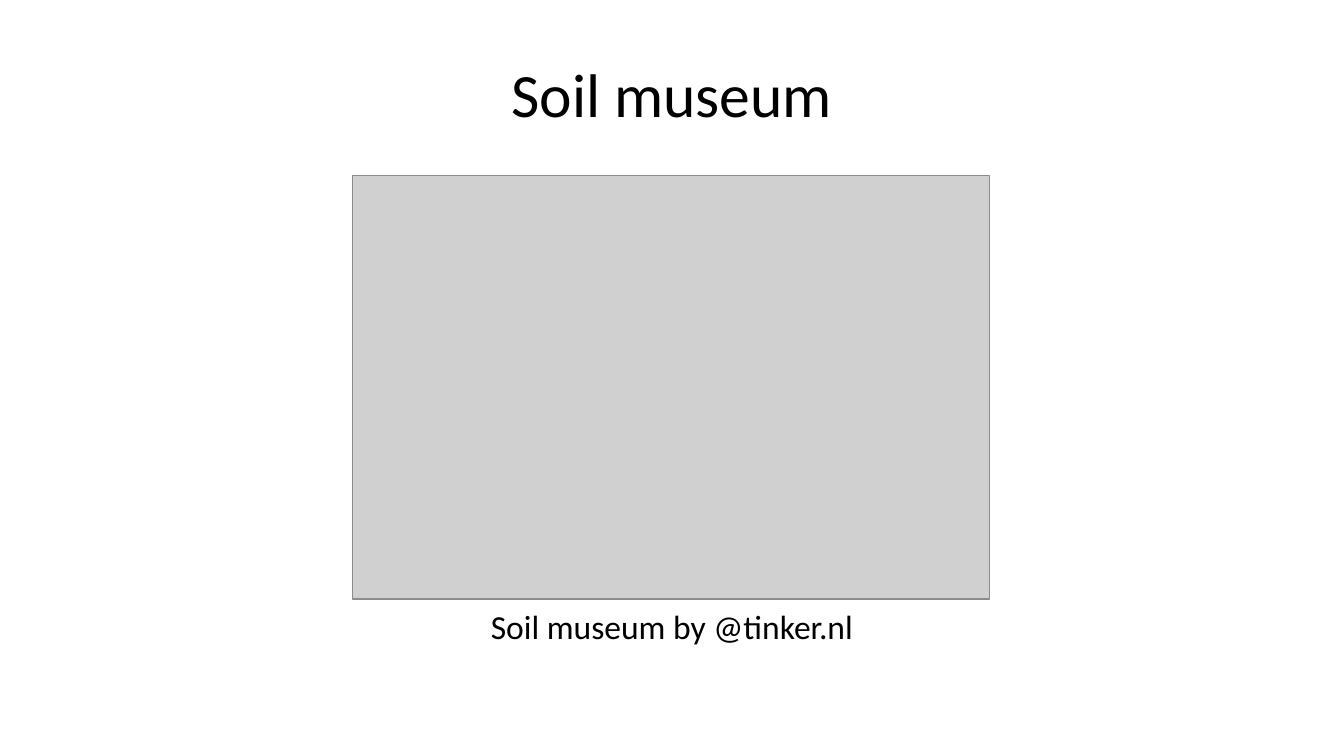
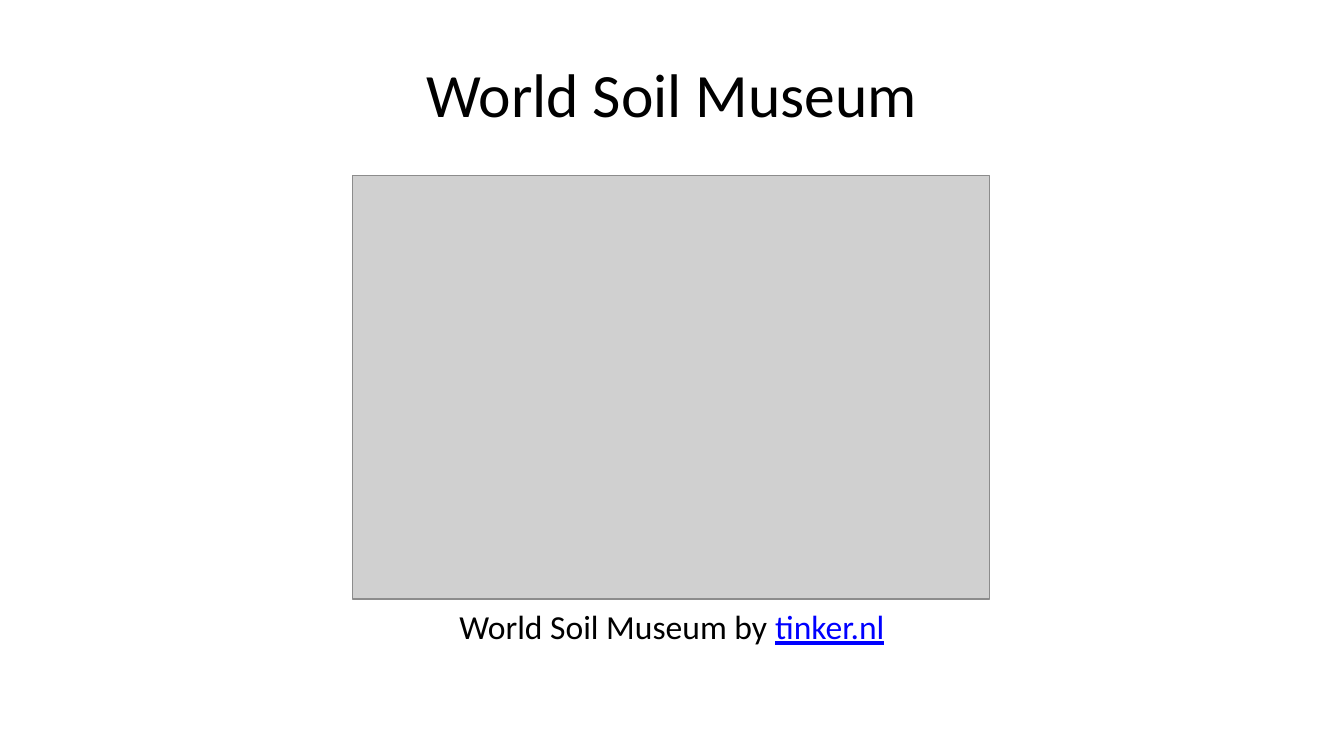
Before and after one commit to pvgenuchten/slides, a slide deck: slide 3 of slides/20250703-foss4gnl-opensource-at-isric.pptx. Drawn at 1344x756 pixels with LibreOffice and Linux fonts; fonts in the diff are those of the drawing; grey boxes stand for pictures. Boxes give left, top, right and bottom in pixels: in the first picture for what was removed or moved away, otherwise in the second. Text is boxed around its words. In the diff, an @@ line names an element or a change of style, - is before the commit and + after.

```diff
--- a/slides/20250703-foss4gnl-opensource-at-isric.pptx
+++ b/slides/20250703-foss4gnl-opensource-at-isric.pptx
@@ title at bbox=[427, 74, 917, 118]: text changed @@
-Soil museum
+World Soil Museum
@@ text at bbox=[459, 615, 884, 645]: text changed @@
-Soil museum by @tinker.nl
+World Soil Museum by tinker.nl
```
Also in this commit, not shown: 4 other slides changed, 13 slides added, 36 slides removed, 8 other files.
